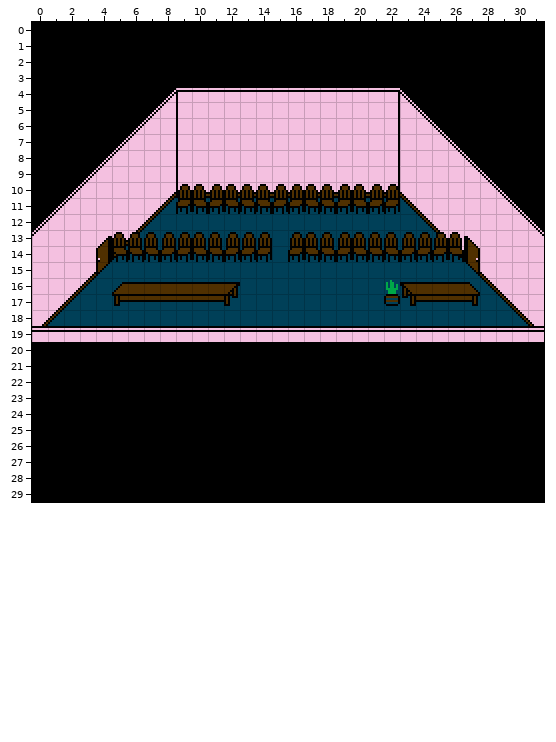
Tiled map, stored at src/assets/maps/coworkeroffice08.tmx. The picture above is the old version.
Cells are 8x8 px. Shown: x 0..31, y 0..29.
And afterwards:
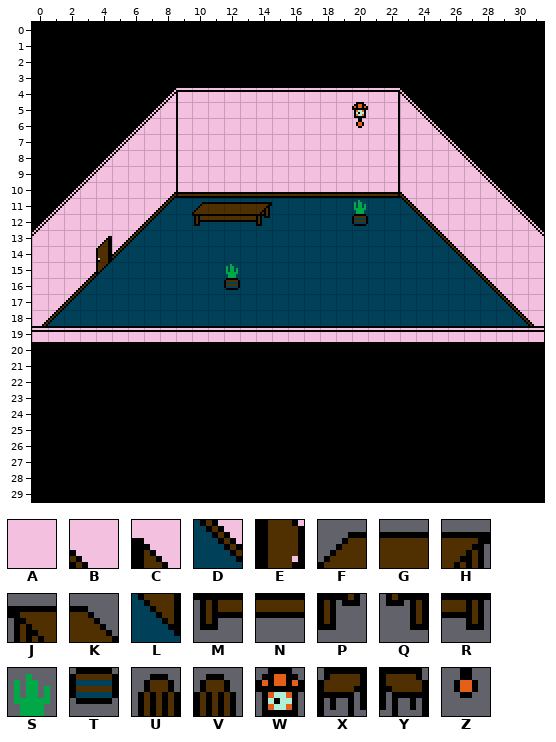
Key: from "tileset": A 1, B 6, C 9, D 38, E 41, F 64, G 65, H 66, J 67, K 68, L 73, M 96, N 97, P 98, Q 99, R 100, S 132, T 164, U 291, V 292, W 320, X 323, Y 324, Z 352.
_ is an empty cell.
The exact change:
Layer "Tile Layer 1":
Tile A replaces tile C in row 13 at x 27.
Tile B replaces tile E in row 14 at x 27.
Tile D replaces tile L in row 15 at x 27.
Layer "Tile Layer 2":
Tile F replaces tile Y in row 11 at x 10.
Tile G replaces tile X in row 11 at x 11.
Tile G replaces tile Y in row 11 at x 12 to 13.
Tile H replaces tile Y in row 11 at x 14.
Tile M is added in row 12 at x 10.
Tile N is added in row 12 at x 11 to 13.
Tile P is added in row 12 at x 14.
Tile S replaces tile Y in row 11 at x 20.
Tile S is added in row 15 at x 12.
Tile T replaces tile H in row 16 at x 12.
Tile T is added in row 12 at x 20.
Tile W is added in row 5 at x 20.
Tile Z is added in row 6 at x 20.
The author cleared tile F in row 16 at x 5.
The author cleared tile G in row 16 at x 6 to 11 and 24 to 26.
The author cleared tile J in row 16 at x 23.
The author cleared tile K in row 16 at x 27.
The author cleared tile M in row 17 at x 5.
The author cleared tile N in row 17 at x 6 to 11 and 24 to 26.
The author cleared tile P in row 17 at x 12.
The author cleared tile Q in row 17 at x 23.
The author cleared tile R in row 17 at x 27.
The author cleared tile S in row 16 at x 22.
The author cleared tile T in row 17 at x 22.
The author cleared tile U in row 10 at x 9, 11, 15 to 16, 19 and 21 to 22; in row 13 at x 8 to 9, 12 to 14, 16, 19 and 23 to 25.
The author cleared tile V in row 10 at x 10, 12 to 14, 17 to 18 and 20; in row 13 at x 5 to 7, 10 to 11, 17 to 18, 20 to 22 and 26.
The author cleared tile X in row 11 at x 9, 15 to 16, 19 and 21 to 22; in row 14 at x 8 to 9, 12 to 14, 16, 19 and 23 to 25.
The author cleared tile Y in row 11 at x 17 to 18; in row 14 at x 5 to 7, 10 to 11, 17 to 18, 20 to 22 and 26.
